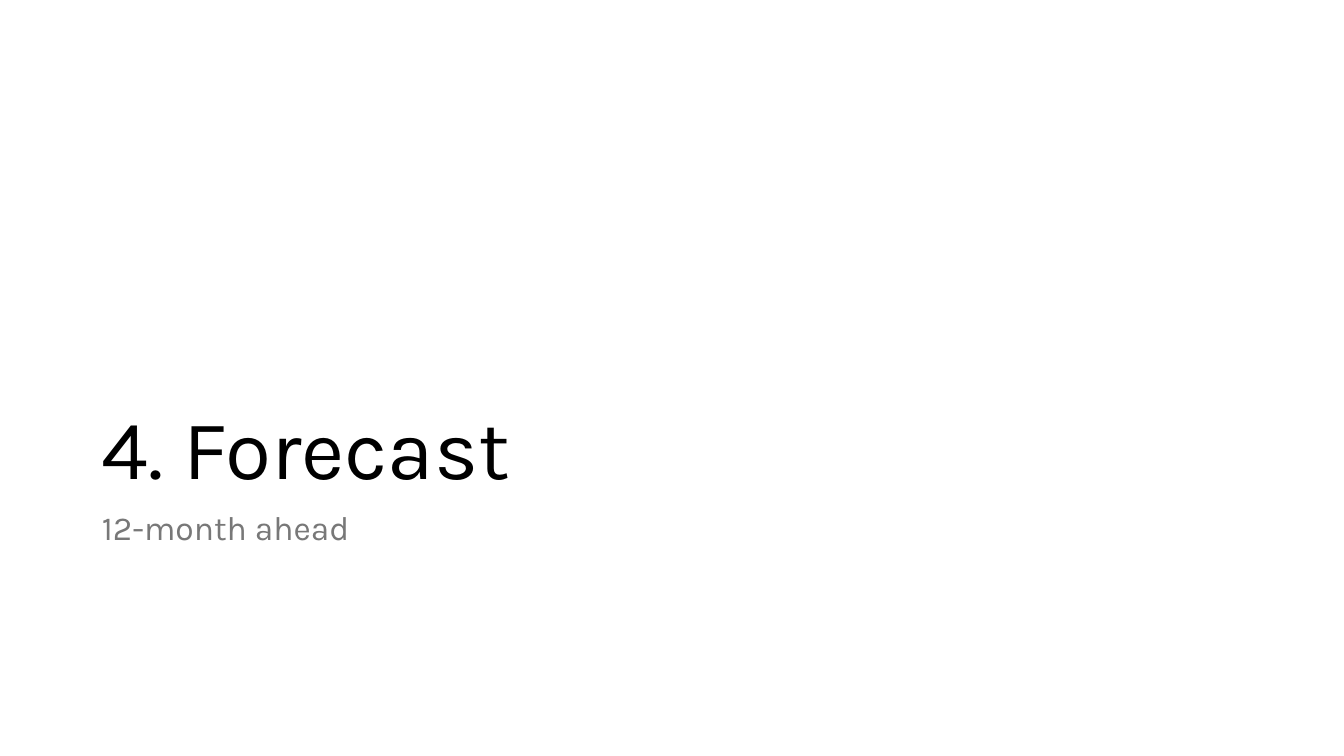
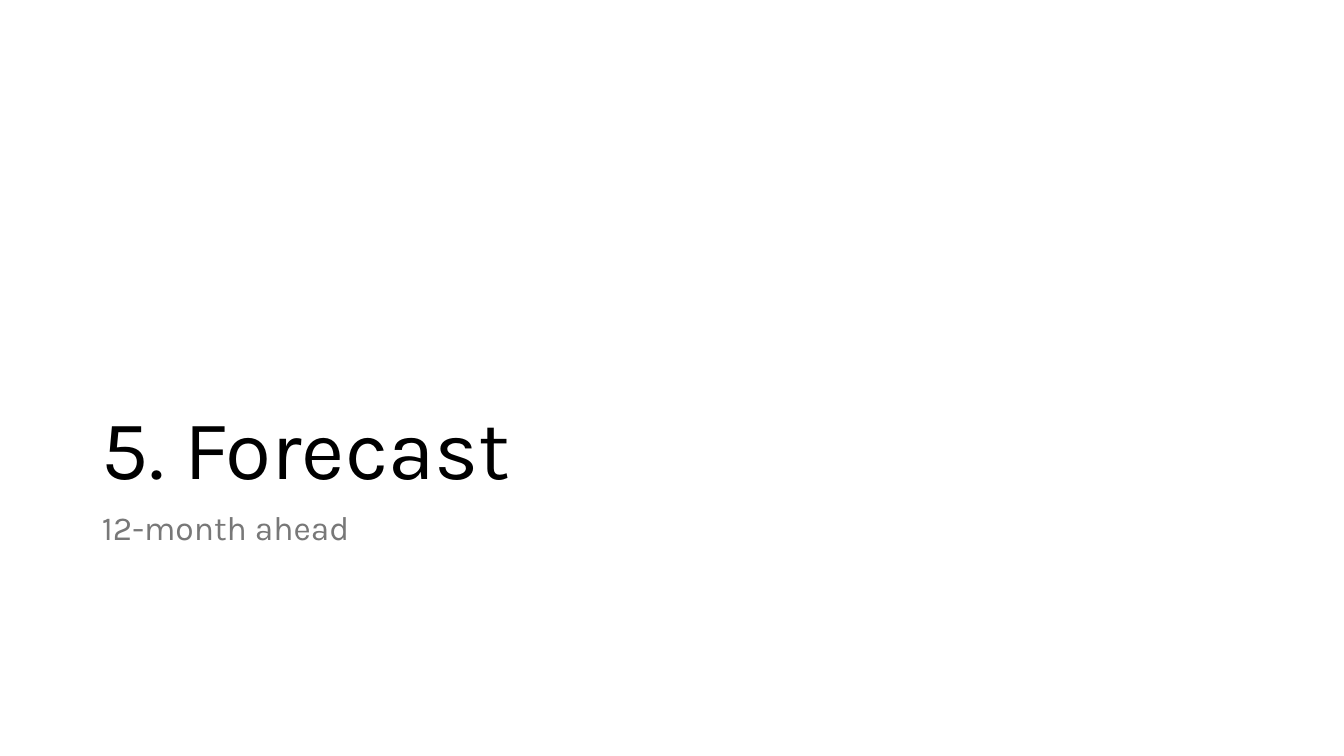
Before and after one commit to mahdi-ghafarian/time-series, a slide deck: slide 20 of borderland/2-urea/presentation/urea.pptx (slide 19 before the commit). Drawn at 1344x756 pixels with LibreOffice and Linux fonts; fonts in the diff are those of the drawing. Boxes give left, top, right and bottom in pixels: in the first picture for what was removed or moved away, otherwise in the second. Text is boxed around its words. In the diff, an @@ line names an element or a change of style, - is before the commit and + after.

```diff
--- a/borderland/2-urea/presentation/urea.pptx
+++ b/borderland/2-urea/presentation/urea.pptx
@@ title at box(102, 426, 510, 480): text changed @@
-4. Forecast
+5. Forecast
```
Also in this commit, not shown: 5 other slides changed, 1 slide added, 2 other files.
